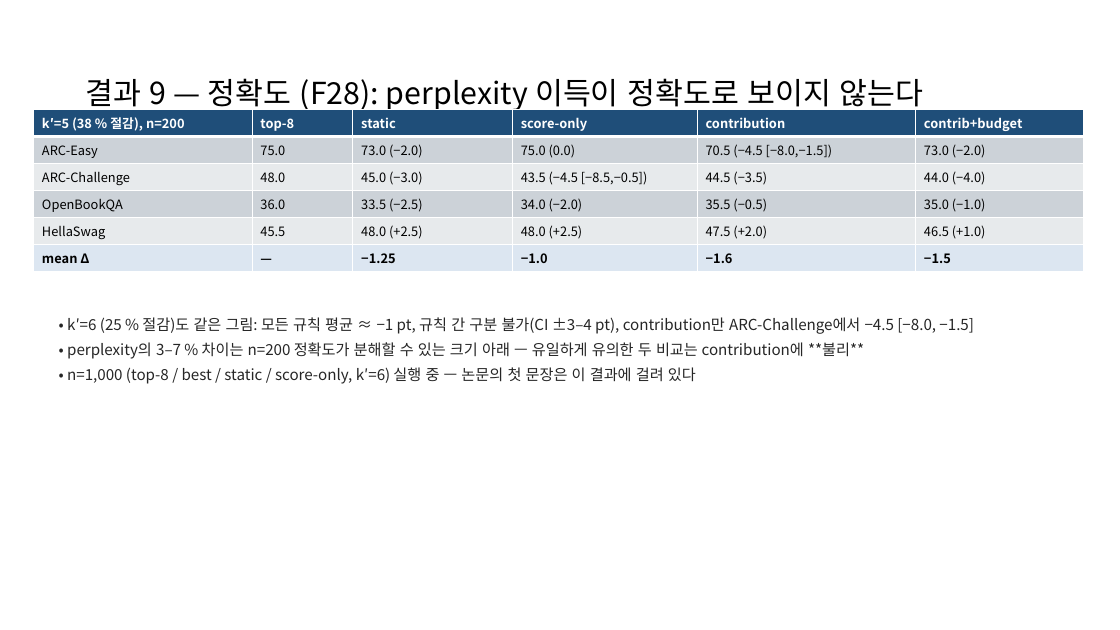
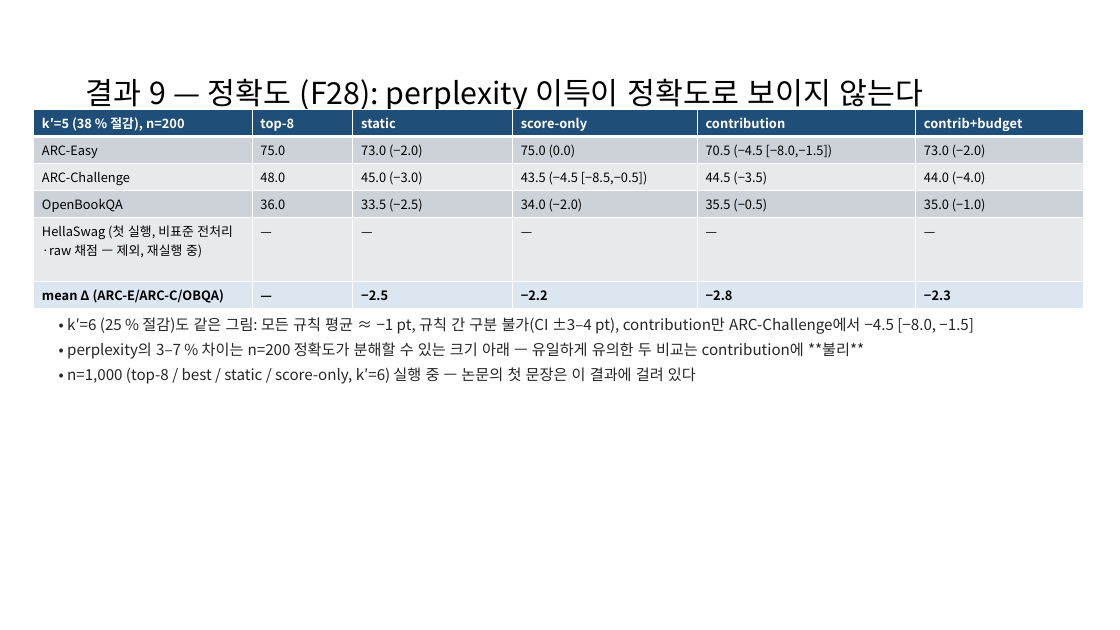
Before and after one commit to CocoRoF/moe_optimizer, a slide deck: slide 22 of docs/slides/MoE_Contribution_Skipping_2026-09-03.pptx. Drawn at 1120x630 pixels with LibreOffice and Linux fonts; fonts in the diff are those of the drawing. Boxes give left, top, right and bottom in pixels: in the first picture for what was removed or moved away, otherwise in the second. Text is boxed around its words. In the diff, an @@ line names an element or a change of style, - is before the commit and + after.

```diff
--- a/docs/slides/MoE_Contribution_Skipping_2026-09-03.pptx
+++ b/docs/slides/MoE_Contribution_Skipping_2026-09-03.pptx
@@ table at bbox=[34, 109, 1084, 307] @@
-row 5: HellaSwag | 45.5 | 48.0 (+2.5) | 48.0 (+2.5) | 47.5 (+2.0) | 46.5 (+1.0)
+row 5: HellaSwag (첫 실행, 비표준 전처리·raw 채점 — 제외, 재실행 중) | — | — | — | — | —
-row 6: mean Δ | — | −1.25 | −1.0 | −1.6 | −1.5
+row 6: mean Δ (ARC-E/ARC-C/OBQA) | — | −2.5 | −2.2 | −2.8 | −2.3
```
Also in this commit, not shown: 4 other files.
